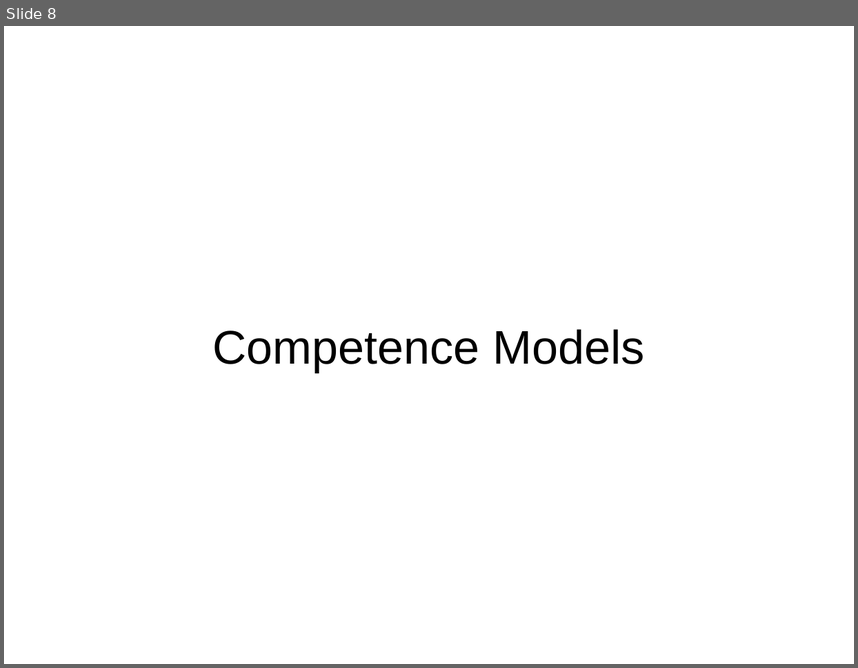
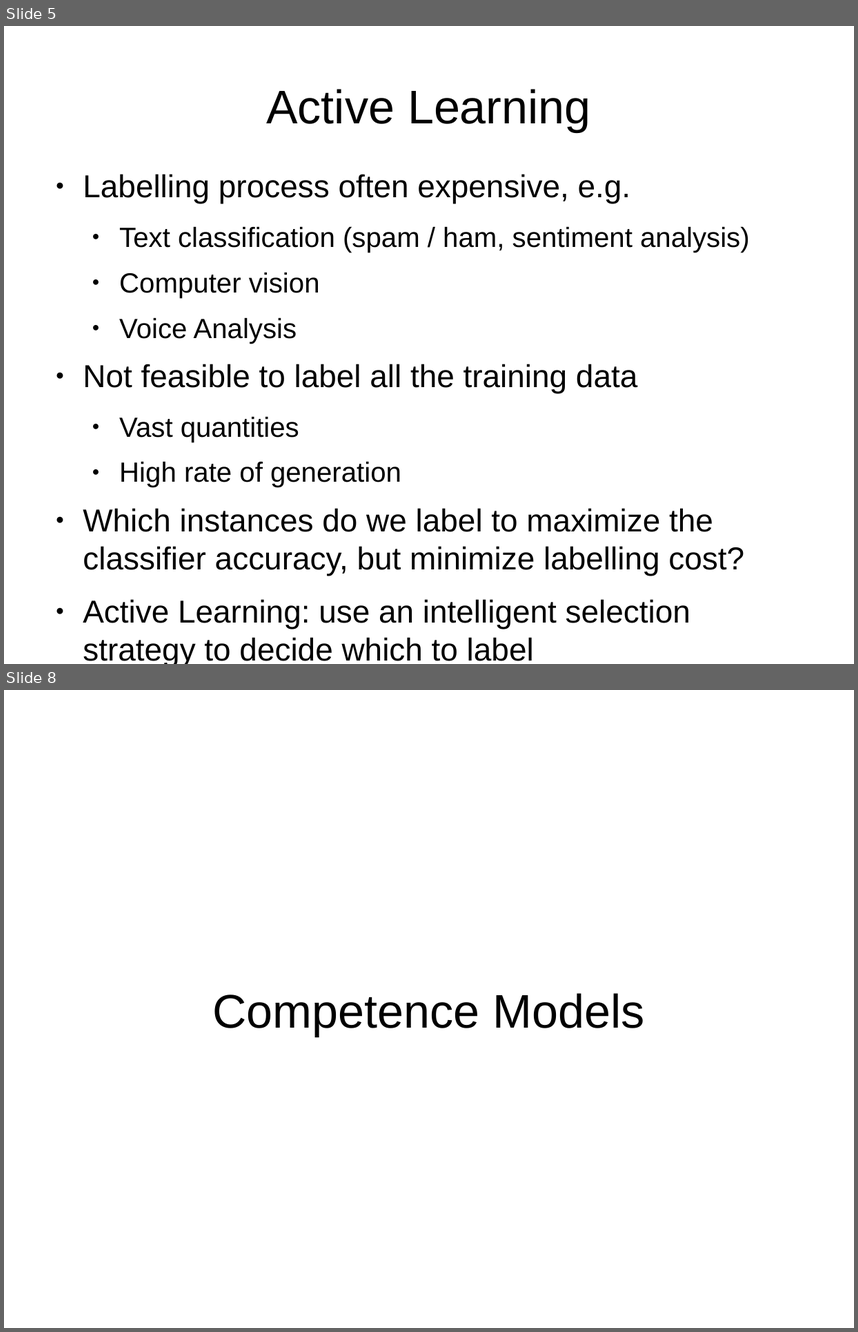
Before and after one commit to charlesmccarthyirl/FYP, a slide deck: Documentation/Demo Day/Presentation.odp. Shown one above the other, each under a label of ours: slide 8 before the commit, slides 5 and 8 after it; the slides between them are not shown. The pictures are 858x668 and 858x1332 pixels, drawn with LibreOffice and Linux fonts; fonts in the diff are those of the drawing. Boxes give left, top, right and bottom in pixels: in the first picture for what was removed or moved away, otherwise in the second. Text is boxed around its words. In the diff, an @@ line names an element or a change of style, - is before the commit and + after.

```diff
--- a/Documentation/Demo Day/Presentation.odp
+++ b/Documentation/Demo Day/Presentation.odp
@@ slide 5 added at [4,26,854,664], background #FFFFFF @@
@@ title added at [266,89,591,132], 44 pt, text #000000 @@
+Active Learning
@@ text added at [83,174,750,664], 29.6 pt, text #000000 @@
+● Labelling process often expensive, e.g.
+  ● Text classification (spam / ham, sentiment analysis)
+  ● Computer vision
+  ● Voice Analysis
+● Not feasible to label all the training data
+  ● Vast quantities
+  ● High rate of generation
+● Which instances do we label to maximize the classifier accuracy, but minimize labelling cost?
+● Active Learning: use an intelligent selection strategy to decide which to label
```
Also in this commit, not shown: 12 slides changed, 13 other slides added, 3 slides removed.
